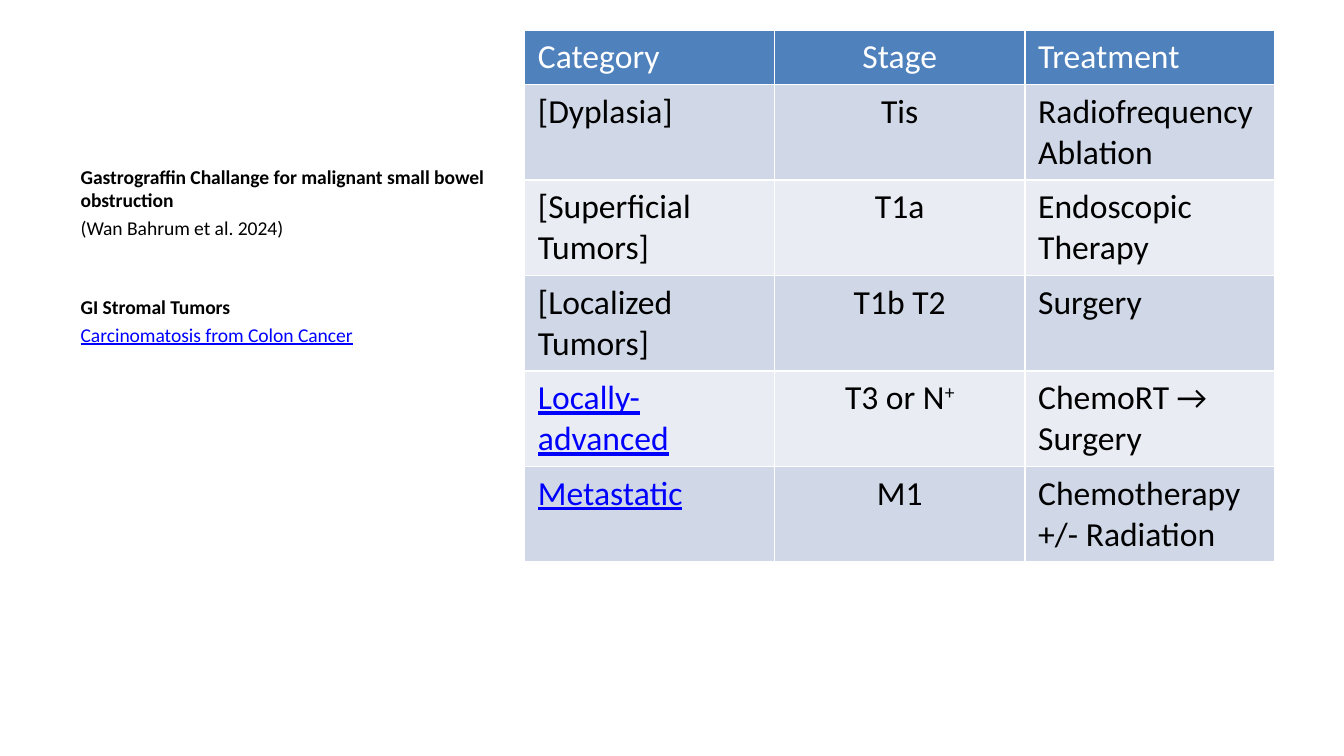
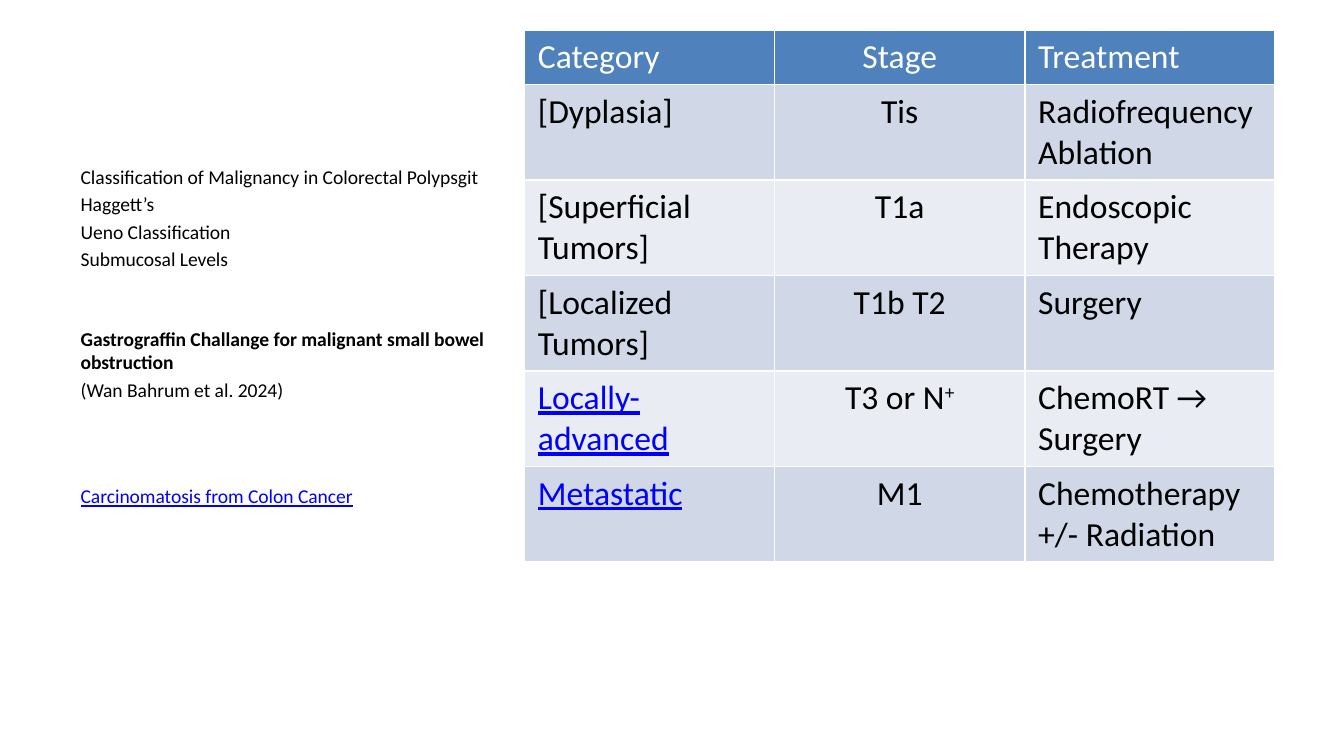
Before and after one commit to gisurgonc/talks, a slide deck: slide 2 of colon_talk_draft.pptx. Drawn at 1344x756 pixels with LibreOffice and Linux fonts; fonts in the diff are those of the drawing. Boxes give left, top, right and bottom in pixels: in the first picture for what was removed or moved away, otherwise in the second. Text is boxed around its words. In the diff, an @@ line names an element or a change of style, - is before the commit and + after.

```diff
--- a/colon_talk_draft.pptx
+++ b/colon_talk_draft.pptx
@@ text at bbox=[81, 170, 478, 266]: paragraphs added @@
+Classification of Malignancy in Colorectal Polypsgit
+Haggett’s
+Ueno Classification
+Submucosal Levels
@@ text at bbox=[81, 300, 230, 314]: paragraph removed @@
-GI Stromal Tumors
```
Also in this commit, not shown: 40 other files.
